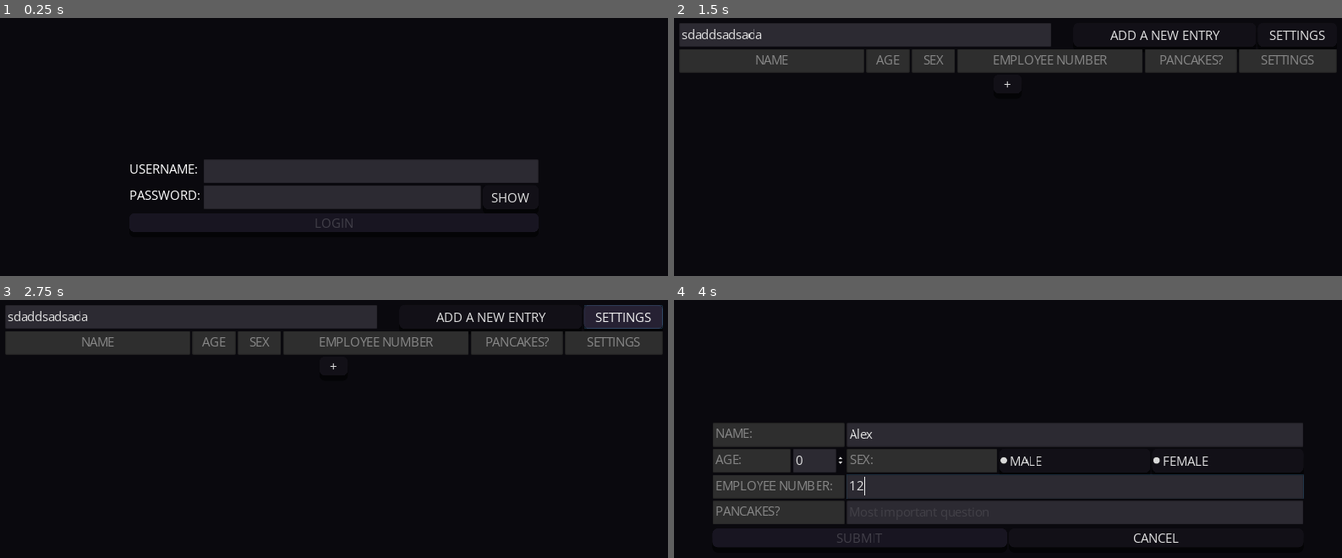
Above: before the commit, frames 1-4 (two rows, left to right).
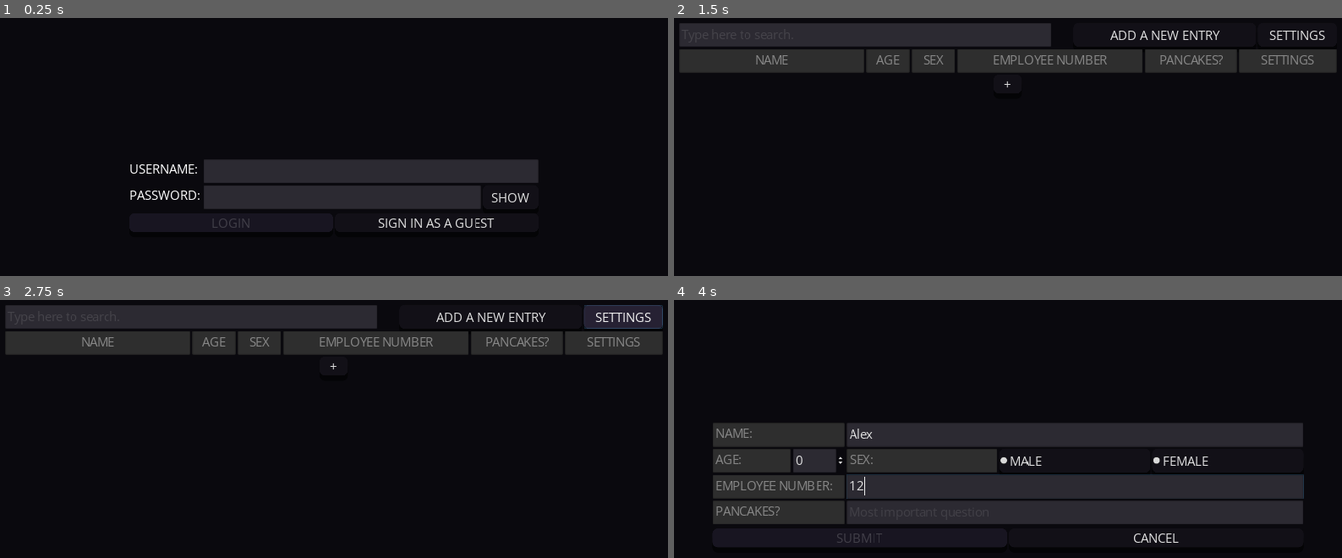
Above: after the commit, the same moments.

Repository: JerswinMendiola/mms149project
Game: Godot game, scene res://Main.tscn
Same seed, same stepped clock (60 frames per second), same inputs: the game is played once before the commit and once after it.
Inputs (mouse positions are in pixels of both pictures, inside the frame that each line leads up to):
- Up to frame 1 (0.25 s): no input
- Up to frame 2 (1.5 s): click (1048, 170) at 0.52 s; type "Alex" at 0.6 s; click (1014, 196) at 0.75 s; type "12" at 0.83 s; click "LOGIN" at 1.25 s
- Up to frame 3 (2.75 s): click "SETTINGS" at 2 s
- Up to frame 4 (4 s): click "ADD A NEW ENTRY" at 2.75 s; click (1074, 434) at 3.52 s; type "Alex" at 3.6 s; click (1074, 485) at 3.75 s; type "12" at 3.83 s; click (1074, 511) at 3.98 s

The runs differ from the first frame. In frame 1, 0.4% of the frame differs, in the area x 31-74%, y 77-83%; in frame 2, 0.2%; in frame 3, 0.2%; in frame 4, less than 0.1%.

Commit message:
Implemented Guest Mode

Diff:
--- /dev/null
+++ b/Godot Project Files/Login/Guest.gd
@@ -0,0 +1,13 @@
+extends Button
+
+func guestSign() -> void:
+	get_tree().current_scene.get_node("Login").visible = false
+	get_tree().current_scene.get_node("Main").visible = true
+	get_tree().current_scene.get_node("Main/HBoxContainer2/Add").visible = false
+	get_tree().current_scene.get_node("Main/ScrollContainer/List/Add").visible = false
+	get_tree().current_scene.get_node("Main/Categories/Settings").visible = false
+	for item in get_tree().current_scene.get_node("Main/ScrollContainer/List").get_children():
+		if item is HBoxContainer:
+			for child in item.get_children():
+				if child is HBoxContainer:
+					child.visible = false
--- a/Godot Project Files/Login/Login.gd
+++ b/Godot Project Files/Login/Login.gd
@@ -4,8 +4,8 @@
 var password
 
 func _process(delta: float) -> void:
-	username = get_parent().get_node("username/usernameField").text
-	password = get_parent().get_node("password/passwordField").text
+	username = get_parent().get_parent().get_node("username/usernameField").text
+	password = get_parent().get_parent().get_node("password/passwordField").text
 	if username and password != "":
 		disabled = false
 		if Input.is_key_pressed(KEY_ENTER):
--- a/Godot Project Files/Main.tscn
+++ b/Godot Project Files/Main.tscn
@@ -12,7 +12,7 @@
 [ext_resource path="res://SavingSystem.gd" type="Script" id=10]
 [ext_resource path="res://Main/Confirm/Confirm Window.tscn" type="PackedScene" id=11]
 [ext_resource path="res://Data/EditData.gd" type="Script" id=12]
-[ext_resource path="res://Main/List Item.tscn" type="PackedScene" id=13]
+[ext_resource path="res://Login/Guest.gd" type="Script" id=13]
 [ext_resource path="res://Main/Search.gd" type="Script" id=14]
 
 [sub_resource type="DynamicFont" id=2]
@@ -25,7 +25,6 @@
 script = ExtResource( 5 )
 
 [node name="Login" type="Control" parent="."]
-visible = false
 anchor_right = 1.0
 anchor_bottom = 1.0
 margin_right = 1280.0
@@ -120,10 +119,14 @@
 margin_right = 774.0
 margin_bottom = 96.0
 
-[node name="login" type="Button" parent="Login/VBoxContainer"]
+[node name="HBoxContainer" type="HBoxContainer" parent="Login/VBoxContainer"]
 margin_top = 100.0
 margin_right = 774.0
 margin_bottom = 134.0
+
+[node name="login" type="Button" parent="Login/VBoxContainer/HBoxContainer"]
+margin_right = 385.0
+margin_bottom = 34.0
 focus_mode = 0
 size_flags_horizontal = 3
 size_flags_stretch_ratio = 0.2
@@ -131,6 +134,18 @@
 enabled_focus_mode = 0
 text = "LOGIN"
 script = ExtResource( 4 )
+
+[node name="GUEST" type="Button" parent="Login/VBoxContainer/HBoxContainer"]
+margin_left = 389.0
+margin_right = 774.0
+margin_bottom = 34.0
+focus_mode = 0
+size_flags_horizontal = 3
+size_flags_stretch_ratio = 0.2
+custom_fonts/font = ExtResource( 1 )
+enabled_focus_mode = 0
+text = "SIGN IN AS A GUEST"
+script = ExtResource( 13 )
 
 [node name="invalid" type="RichTextLabel" parent="Login/VBoxContainer"]
 visible = false
@@ -148,6 +163,7 @@
 }
 
 [node name="Main" type="VBoxContainer" parent="."]
+visible = false
 margin_left = 18.0
 margin_top = 19.0
 margin_right = 1262.0
@@ -169,7 +185,8 @@
 size_flags_horizontal = 3
 size_flags_stretch_ratio = 2.04
 theme = ExtResource( 9 )
-text = "sdaddsadsada"
+placeholder_text = "Type here to search."
+placeholder_alpha = 0.138
 script = ExtResource( 14 )
 
 [node name="Control" type="Control" parent="Main/HBoxContainer2"]
@@ -195,12 +212,12 @@
 size_flags_stretch_ratio = 0.43
 text = "SETTINGS"
 
-[node name="HBoxContainer" type="HBoxContainer" parent="Main"]
+[node name="Categories" type="HBoxContainer" parent="Main"]
 margin_top = 48.0
 margin_right = 1244.0
 margin_bottom = 92.0
 
-[node name="LineEdit" type="LineEdit" parent="Main/HBoxContainer"]
+[node name="LineEdit" type="LineEdit" parent="Main/Categories"]
 margin_right = 350.0
 margin_bottom = 44.0
 size_flags_horizontal = 3
@@ -211,7 +228,7 @@
 editable = false
 selecting_enabled = false
 
-[node name="LineEdit2" type="LineEdit" parent="Main/HBoxContainer"]
+[node name="LineEdit2" type="LineEdit" parent="Main/Categories"]
 margin_left = 354.0
 margin_right = 436.0
 margin_bottom = 44.0
@@ -223,7 +240,7 @@
 editable = false
 selecting_enabled = false
 
-[node name="LineEdit3" type="LineEdit" parent="Main/HBoxContainer"]
+[node name="LineEdit3" type="LineEdit" parent="Main/Categories"]
 margin_left = 440.0
 margin_right = 522.0
 margin_bottom = 44.0
@@ -235,7 +252,7 @@
 editable = false
 selecting_enabled = false
 
-[node name="LineEdit4" type="LineEdit" parent="Main/HBoxContainer"]
+[node name="LineEdit4" type="LineEdit" parent="Main/Categories"]
 margin_left = 526.0
 margin_right = 877.0
 margin_bottom = 44.0
@@ -247,7 +264,7 @@
 editable = false
 selecting_enabled = false
 
-[node name="LineEdit5" type="LineEdit" parent="Main/HBoxContainer"]
+[node name="LineEdit5" type="LineEdit" parent="Main/Categories"]
 margin_left = 881.0
 margin_right = 1055.0
 margin_bottom = 44.0
@@ -259,7 +276,7 @@
 editable = false
 selecting_enabled = false
 
-[node name="LineEdit6" type="LineEdit" parent="Main/HBoxContainer"]
+[node name="Settings" type="LineEdit" parent="Main/Categories"]
 margin_left = 1059.0
 margin_right = 1244.0
 margin_bottom = 44.0
@@ -280,17 +297,14 @@
 
 [node name="List" type="VBoxContainer" parent="Main/ScrollContainer"]
 margin_right = 1244.0
-margin_bottom = 82.0
+margin_bottom = 34.0
 size_flags_horizontal = 3
 theme = ExtResource( 9 )
-
-[node name="item" parent="Main/ScrollContainer/List" instance=ExtResource( 13 )]
 
 [node name="Add" type="Button" parent="Main/ScrollContainer/List"]
 margin_left = 597.0
-margin_top = 48.0
 margin_right = 647.0
-margin_bottom = 82.0
+margin_bottom = 34.0
 size_flags_horizontal = 4
 custom_fonts/font = ExtResource( 1 )
 text = "   +   "
@@ -488,7 +502,8 @@
 script = ExtResource( 10 )
 
 [connection signal="pressed" from="Login/VBoxContainer/password/showhide" to="Login/VBoxContainer/password/showhide" method="_on_Button_pressed"]
-[connection signal="pressed" from="Login/VBoxContainer/login" to="Login/VBoxContainer/login" method="verify"]
+[connection signal="pressed" from="Login/VBoxContainer/HBoxContainer/login" to="Login/VBoxContainer/HBoxContainer/login" method="verify"]
+[connection signal="pressed" from="Login/VBoxContainer/HBoxContainer/GUEST" to="Login/VBoxContainer/HBoxContainer/GUEST" method="guestSign"]
 [connection signal="pressed" from="Main/HBoxContainer2/Add" to="Main/HBoxContainer2/Add" method="entry"]
 [connection signal="pressed" from="Main/ScrollContainer/List/Add" to="Main/ScrollContainer/List/Add" method="entry"]
 [connection signal="pressed" from="Data/HBoxContainer/Submit Entry" to="Data/HBoxContainer/Submit Entry" method="submit"]
@@ -496,5 +511,4 @@
 [connection signal="pressed" from="Data/HBoxContainer/Cancel Entry" to="Data/HBoxContainer/Cancel Entry" method="cancel"]
 [connection signal="pressed" from="Confirm Window/VBoxContainer/HBoxContainer3/Yes" to="SavingSystem" method="save"]
 
-[editable path="Main/ScrollContainer/List/item"]
 [editable path="Confirm Window"]
